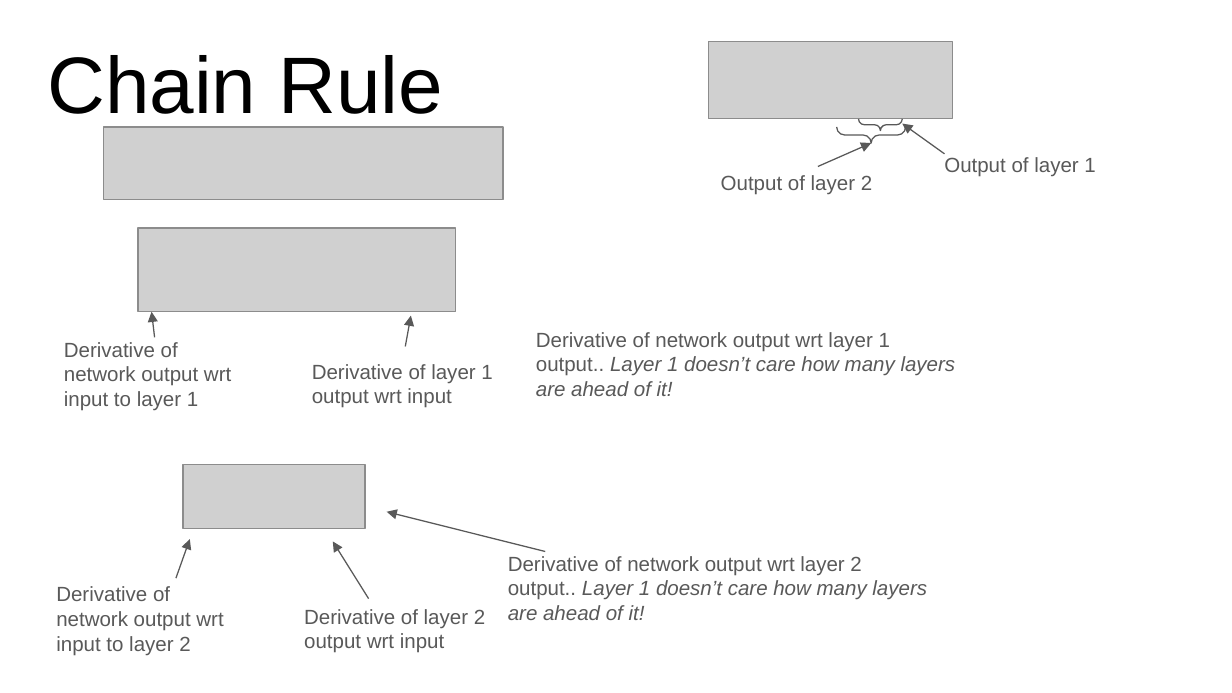
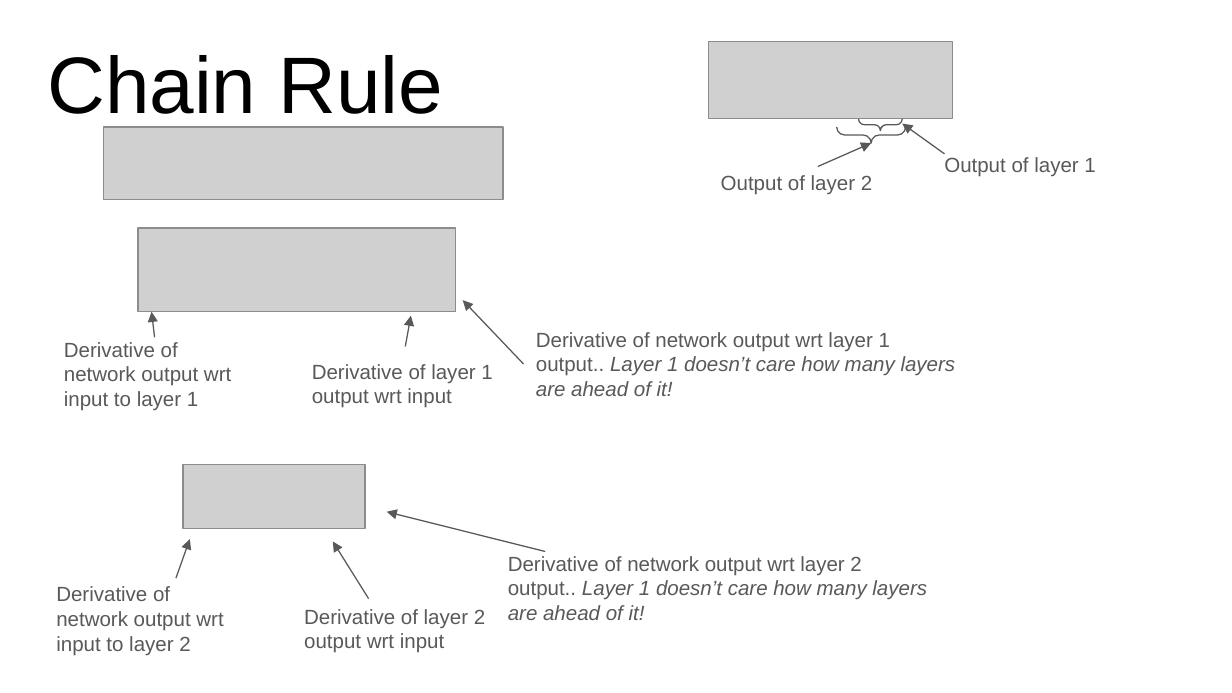
Before and after one commit to ankur6ue/deep-learning-course, a slide deck: slide 8 of Module 1/class_1.4/deep_learning_course_class_1.4.pptx. Drawn at 1232x693 pixels with LibreOffice and Linux fonts; fonts in the diff are those of the drawing; grey boxes stand for pictures. Boxes give left, top, right and bottom in pixels: in the first picture for what was removed or moved away, otherwise in the second. Text is boxed around its words. In the diff, an @@ line names an element or a change of style, - is before the commit and + after.

```diff
--- a/Module 1/class_1.4/deep_learning_course_class_1.4.pptx
+++ b/Module 1/class_1.4/deep_learning_course_class_1.4.pptx
@@ arrow added from (524, 365) to (463, 301), #595959 0.75 pt @@
```
Also in this commit, not shown: 4 other slides changed.
